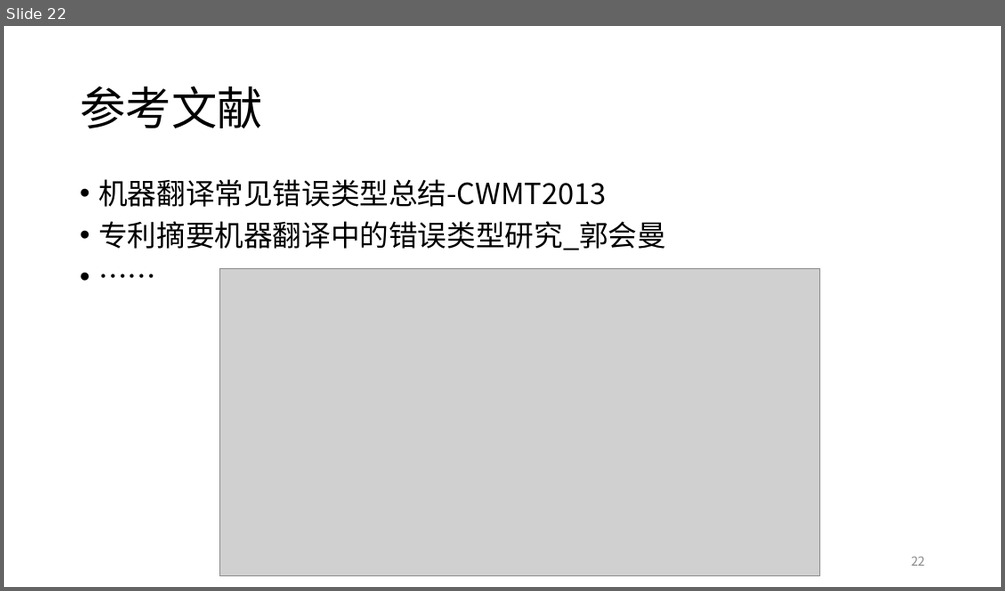
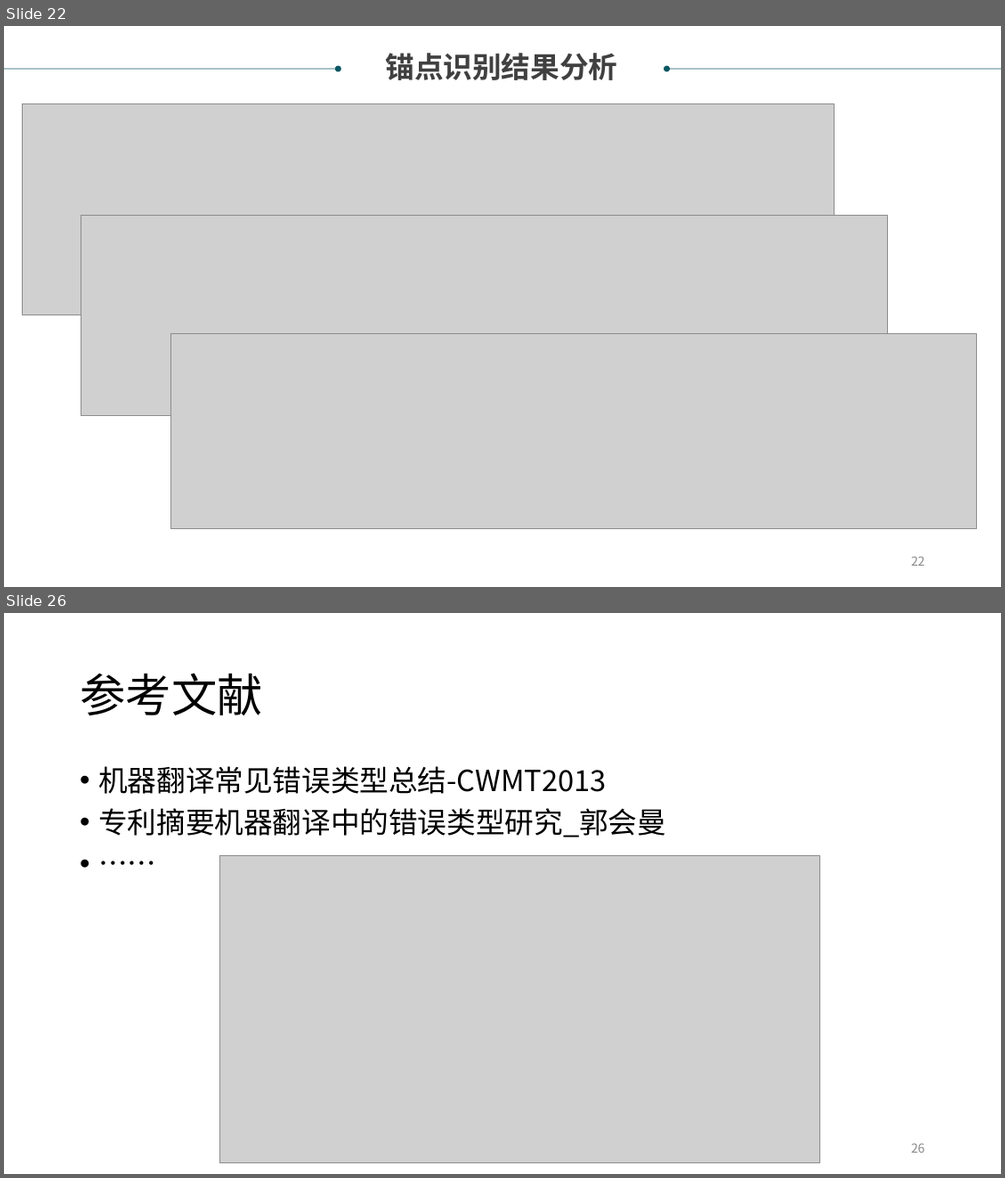
Before and after one commit to xiabo0816/PatTransErrorDetect, a slide deck: 翻译锚点识别项目.ppt. Shown one above the other, each under a label of ours: slide 22 before the commit, slides 22 and 26 after it; the slides between them are not shown. The pictures are 1005x591 and 1005x1178 pixels, drawn with LibreOffice and Linux fonts; fonts in the diff are those of the drawing; grey boxes stand for pictures. Boxes give left, top, right and bottom in pixels: in the first picture for what was removed or moved away, otherwise in the second. Text is boxed around its words. In the diff, an @@ line names an element or a change of style, - is before the commit and + after.

```diff
--- a/翻译锚点识别项目.ppt
+++ b/翻译锚点识别项目.ppt
@@ slide 22 added at [4,26,1001,587], background #FFFFFF @@
@@ arrow added from (4, 69) to (338, 69), #095763 0.51 pt @@
@@ text added at [385,53,617,80], 28 pt, text #404040, bold @@
+锚点识别结果分析
@@ arrow added from (1000, 69) to (666, 69), #095763 0.51 pt @@
@@ picture added at [22,103,833,314] @@
@@ picture added at [81,215,887,415] @@
@@ picture added at [170,333,975,527] @@
@@ page number added at [911,556,924,565], 12 pt, text #898989 @@
+22
@@ what was slide 22 is now slide 26 @@
@@ page number at [911,1143,924,1152]: text changed @@
-22
+26
```
Also in this commit, not shown: 3 slides changed, 3 other slides added, 4 other files.
